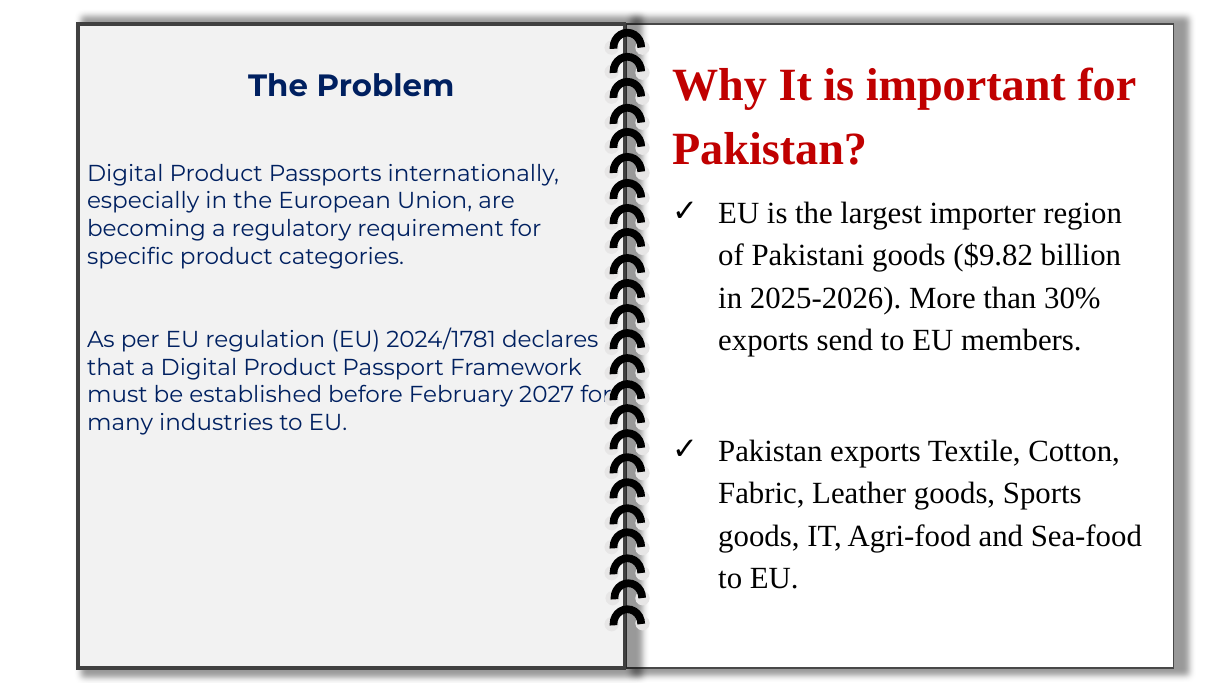
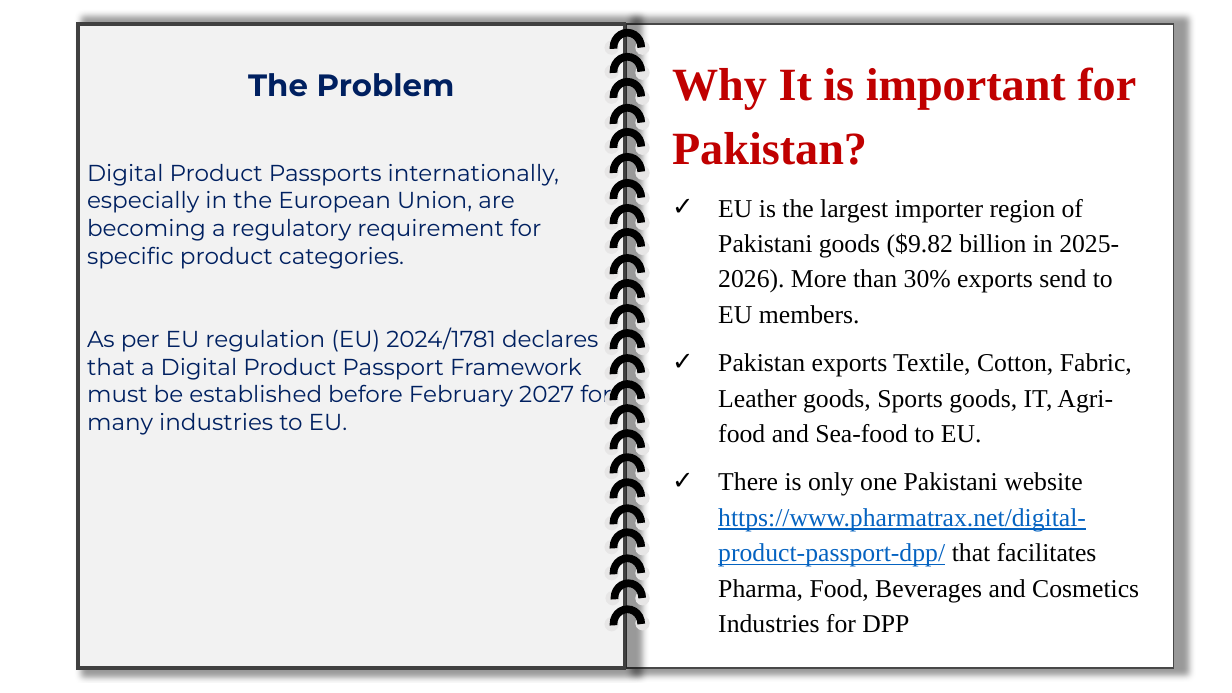
Before and after one commit to OwaisAILab/TracePass, a slide deck: slide 2 of tracepass.pptx. Drawn at 1232x693 pixels with LibreOffice and Linux fonts; fonts in the diff are those of the drawing. Boxes give left, top, right and bottom in pixels: in the first picture for what was removed or moved away, otherwise in the second. Text is boxed around its words. In the diff, an @@ line names an element or a change of style, - is before the commit and + after.

```diff
--- a/tracepass.pptx
+++ b/tracepass.pptx
@@ text at (718,199,1132,443): size 24 to 20 pt in "EU is the largest importer region of ...", "Pakistan exports Textile, Cotton, Fabric, Leather goods, ..." @@
@@ text at (718,472,1139,633): paragraph added @@
+✓ There is only one Pakistani website https://www.pharmatrax.net/digital-product-passport-dpp/ that facilitates Pharma, Food, Beverages and Cosmetics Industries for DPP
```
Also in this commit, not shown: 1 other file.
